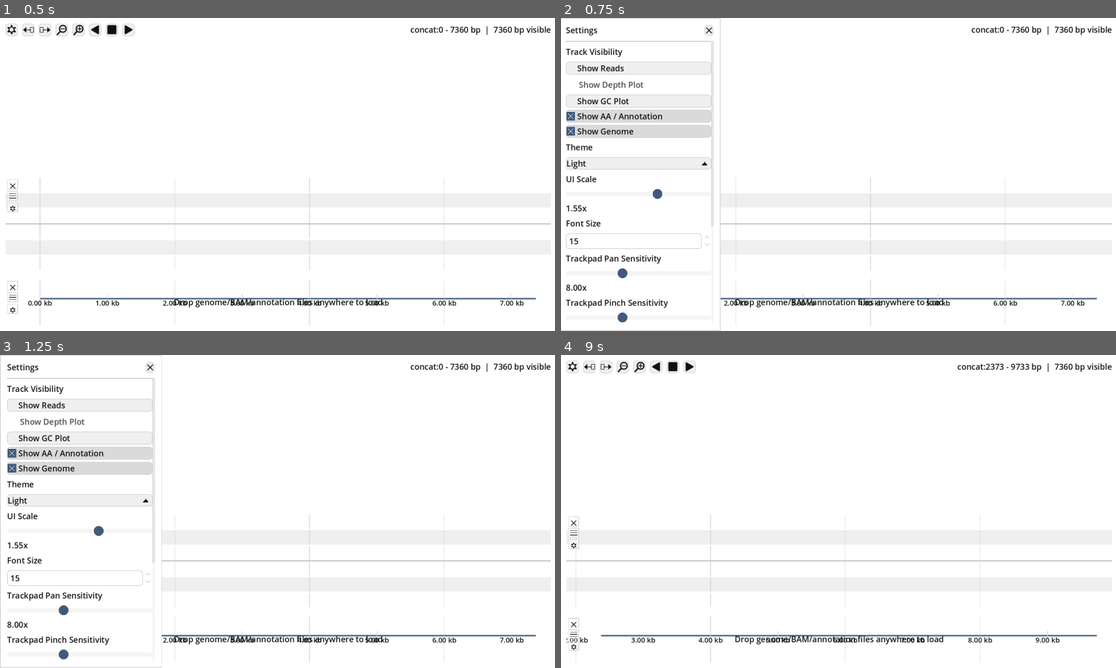
Above: before the commit, frames 1-4 (two rows, left to right).
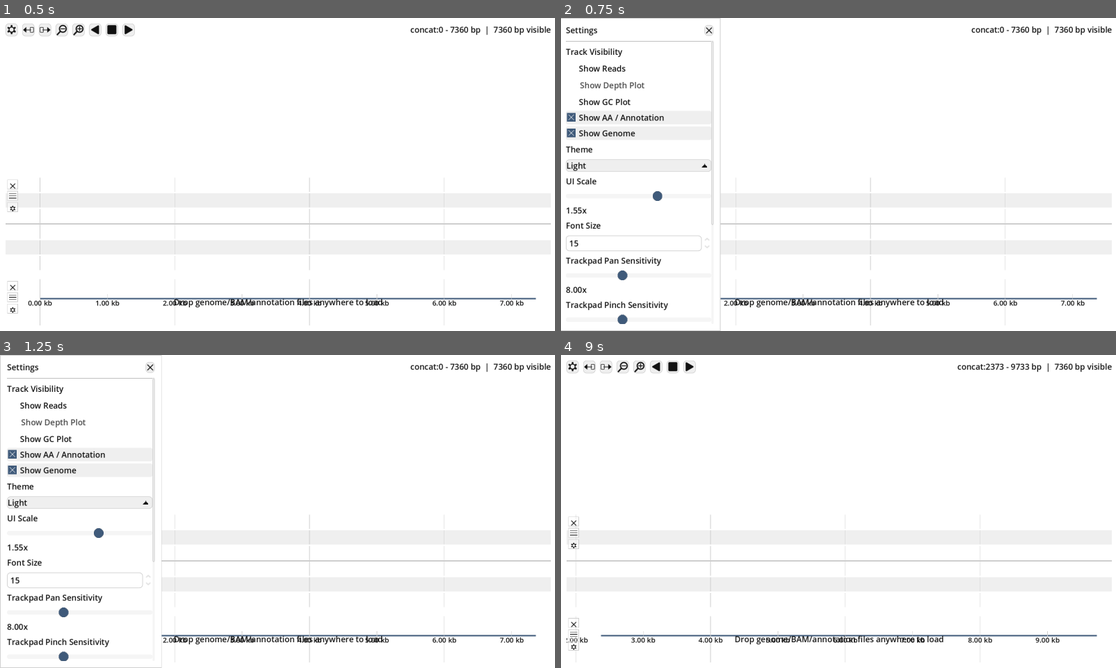
Above: after the commit, the same moments.

Repository: martinghunt/seqhiker
Game: Godot game, scene res://scenes/Main.tscn
Two runs of this game, one before a commit and one after it. Both use one fixed random seed, a clock stepped at 60 frames per second and the inputs below.
Inputs (mouse positions are in pixels of both pictures, inside the frame that each line leads up to):
- Up to frame 1 (0.5 s): no input
- Up to frame 2 (0.75 s): click "C" at 0.5 s
- Up to frame 3 (1.25 s): no input
- Up to frame 4 (9 s): click "U" at 1.25 s; click "T" at 2 s; click "E" at 2.75 s; click "D" at 3.5 s; click "B" at 4.25 s; click "F" at 5 s; click "A" at 5.75 s; click "V" at 6.5 s; tap Enter at 7.25, 8.75 s; drag from (838, 520) to (894, 442) at 7.27 s; tap Space at 8 s; drag from (727, 527) to (810, 574) at 8.02 s; move the mouse to (894, 442) at 8.77 s; hold Right from 8.78 s (still down)

Frame 1 is identical in both runs. In frame 2, 2.9% of the frame differs, in the area x 0-28%, y 14-98%; in frame 3, 2.9%, in the area x 1-28%, y 14-98%; in frame 4, nothing differs.

Commit message:
Theme tracks on/off toggles

Diff:
--- a/scripts/themes.gd
+++ b/scripts/themes.gd
@@ -245,6 +245,7 @@
 	theme.set_color("font_color", "CheckBox", text)
 	theme.set_color("font_hover_color", "CheckBox", text)
 	theme.set_color("font_pressed_color", "CheckBox", text)
+	theme.set_color("font_hover_pressed_color", "CheckBox", text)
 	theme.set_color("font_focus_color", "CheckBox", text)
 	theme.set_color("font_disabled_color", "CheckBox", text_muted)
 	theme.set_color("font_color", "LineEdit", text)
@@ -362,6 +363,33 @@
 	theme.set_icon("checked", "CheckBox", checked)
 	theme.set_icon("unchecked_disabled", "CheckBox", unchecked)
 	theme.set_icon("checked_disabled", "CheckBox", checked)
+	theme.set_constant("h_separation", "CheckBox", 6)
+
+	var normal := StyleBoxFlat.new()
+	normal.bg_color = Color(0, 0, 0, 0)
+	normal.border_color = Color(0, 0, 0, 0)
+	normal.set_border_width_all(0)
+	normal.set_corner_radius_all(4)
+	normal.content_margin_left = 2
+	normal.content_margin_right = 2
+	normal.content_margin_top = 2
+	normal.content_margin_bottom = 2
+	theme.set_stylebox("normal", "CheckBox", normal)
+
+	var hover := normal.duplicate()
+	hover.bg_color = (p["button_hover"] as Color)
+	hover.bg_color.a *= 0.35
+	theme.set_stylebox("hover", "CheckBox", hover)
+
+	var pressed := normal.duplicate()
+	pressed.bg_color = (p["button_pressed"] as Color)
+	pressed.bg_color.a *= 0.45
+	theme.set_stylebox("pressed", "CheckBox", pressed)
+
+	var focus := normal.duplicate()
+	focus.border_color = p["field_focus"]
+	focus.set_border_width_all(1)
+	theme.set_stylebox("focus", "CheckBox", focus)
 
 func _set_slider_styles(theme: Theme, p: Dictionary) -> void:
 	var grabber_size := 18
